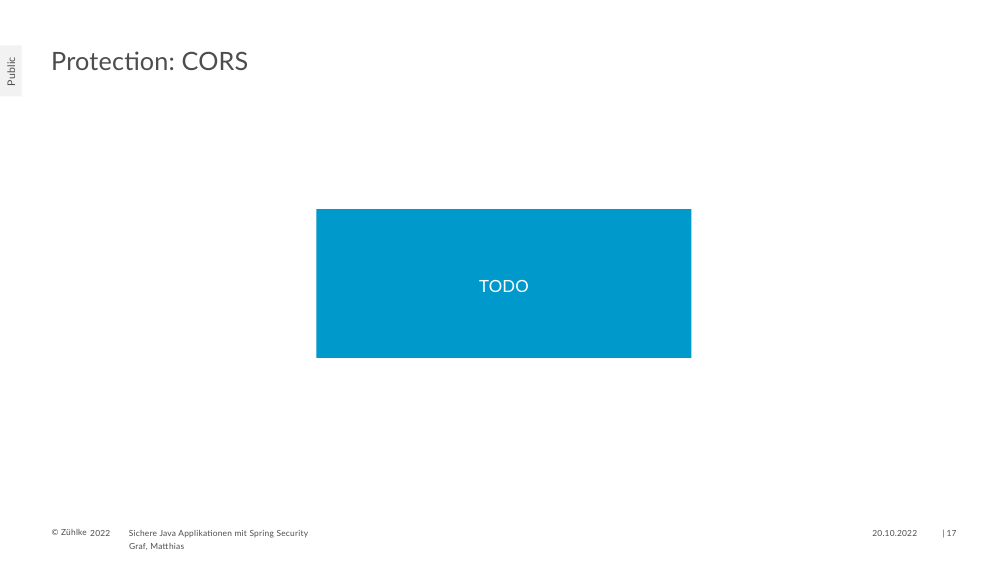
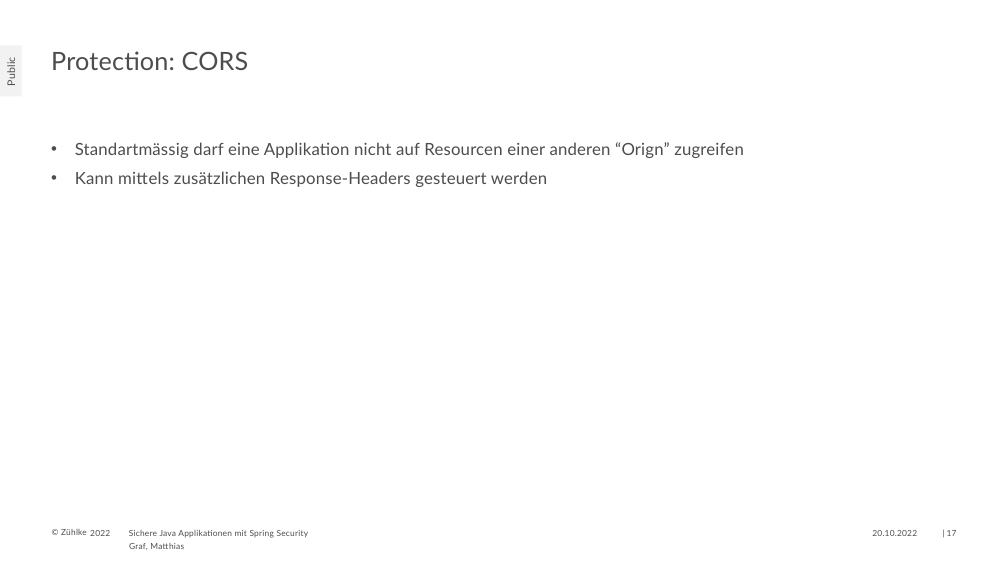
Before and after one commit to lizzyTheLizard/basel-one-examples, a slide deck: slide 17 of SpringSecurity BaselOne.pptx. Drawn at 1008x567 pixels with LibreOffice and Linux fonts; fonts in the diff are those of the drawing. Boxes give left, top, right and bottom in pixels: in the first picture for what was removed or moved away, otherwise in the second. Text is boxed around its words. In the diff, an @@ line names an element or a change of style, - is before the commit and + after.

```diff
--- a/SpringSecurity BaselOne.pptx
+++ b/SpringSecurity BaselOne.pptx
@@ text added at (75, 142, 744, 187), 16 pt, text #4D4D4D @@
+• Standartmässig darf eine Applikation nicht auf Resourcen einer anderen “Orign” zugreifen
+• Kann mittels zusätzlichen Response-Headers gesteuert werden
@@ rectangle removed at (317, 209, 692, 358) @@
-TODO
```
Also in this commit, not shown: 2 other slides changed, 2 slides added, 3 slides removed, 2 other files.
